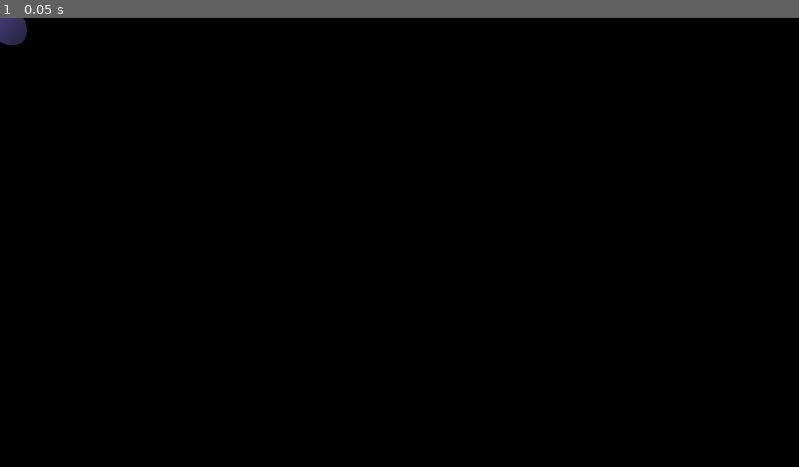
Above: before the commit, frame 1.
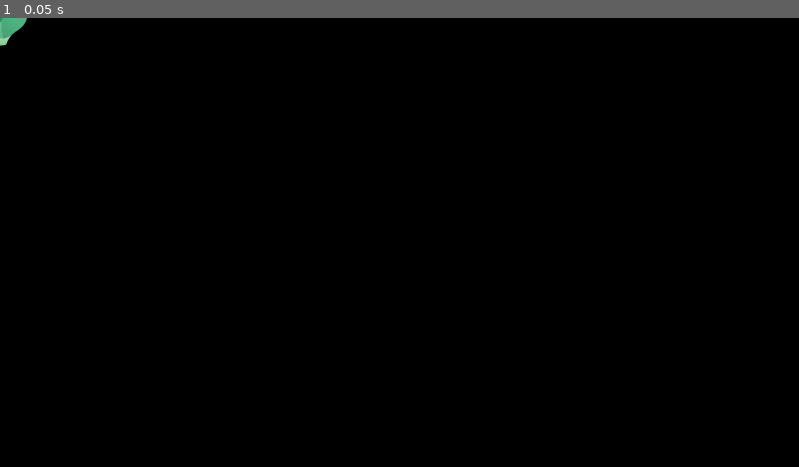
Above: after the commit, the same moment.

Repository: c64cosmin/GMTK2022
Game: Godot game, scene res://objects/ingredient.tscn
The game is run twice, just before and just after one commit, with the same random seed, the same clock (stepped at 60 frames per second) and the same inputs. This scene is started directly instead of the project's main scene.
Inputs:
- Up to frame 1 (0.05 s): no input

The runs differ from the first frame. In frame 1, 0.2% of the frame differs, in the area x 0-4%, y 0-7%.

Commit message:
Less ingredients :(

Diff:
--- a/objects/bowl.tscn
+++ b/objects/bowl.tscn
@@ -21,7 +21,7 @@
 scale = Vector2( 0.8, 0.8 )
 z_index = 1
 texture = ExtResource( 3 )
-hframes = 8
+hframes = 4
 vframes = 4
 
 [node name="required" type="Node2D" parent="."]
--- a/objects/ingredient.tscn
+++ b/objects/ingredient.tscn
@@ -11,7 +11,7 @@
 
 [node name="Sprite" type="Sprite" parent="."]
 texture = ExtResource( 2 )
-hframes = 8
+hframes = 4
 vframes = 4
 
 [node name="Area2D" type="Area2D" parent="."]
--- a/objects/ticket.tscn
+++ b/objects/ticket.tscn
@@ -28,7 +28,7 @@
 z_index = 1
 texture = ExtResource( 3 )
 offset = Vector2( 0, 32 )
-hframes = 8
+hframes = 4
 vframes = 4
 
 [node name="Area2D" type="Area2D" parent="."]
--- a/project.godot
+++ b/project.godot
@@ -30,6 +30,11 @@
 "events": [ Object(InputEventMouseButton,"resource_local_to_scene":false,"resource_name":"","device":0,"alt":false,"shi …(212 unchanged characters)…
  ]
 }
+destroy={
+"deadzone": 0.5,
+"events": [ Object(InputEventMouseButton,"resource_local_to_scene":false,"resource_name":"","device":0,"alt":false,"shift":false,"control":false,"meta":false,"command":false,"button_mask":0,"position":Vector2( 0, 0 ),"global_position":Vector2( 0, 0 ),"factor":1.0,"button_index":2,"pressed":false,"doubleclick":false,"script":null)
+ ]
+}
 exit={
 "deadzone": 0.5,
 "events": [ Object(InputEventKey,"resource_local_to_scene":false,"resource_name":"","device":0,"alt":false,"shift":false,"control":false,"meta":false,"command":false,"pressed":false,"scancode":16777217,"physical_scancode":0,"unicode":0,"echo":false,"script":null)
--- a/scripts/clickable.gd
+++ b/scripts/clickable.gd
@@ -23,6 +23,9 @@
 
 func _input(event):
 	if event is InputEventMouseButton:
+		if mouse_in and Input.is_action_pressed("destroy"):
+			if clickable:
+				_on_other_clicked()
 		if mouse_in and Input.is_action_pressed("click"):
 			if not Gamestate.mouse_has_child:
 				Gamestate.mouse_has_child = true
@@ -42,3 +45,6 @@
 
 func _on_released():
 	pass
+
+func _on_other_clicked():
+	pass
--- a/scripts/die.gd
+++ b/scripts/die.gd
@@ -22,7 +22,7 @@
 func _ready():
 	$Sprite.material = $Sprite.material.duplicate()
 	$Sprite.frame = randi()%6
-	set_type(randi()%3)
+	set_type(randi()%Gamestate.number_of_categories)
 
 func _process(delta):
 	animate_shape(delta)
@@ -33,6 +33,10 @@
 	being_rolled = true
 	roll_timer = 1
 	clickable = false
+
+func _on_other_clicked():
+	spawn_smoke()
+	queue_free()
 
 func move_to_destination(delta):
 	var move_direction = destination - global_transform.origin
--- a/scripts/gamestate.gd
+++ b/scripts/gamestate.gd
@@ -1,4 +1,7 @@
 extends Node2D
+
+const number_of_ingredients = 4
+const number_of_categories = 3
 
 var score = 0
 var mouse_has_child = false
--- a/scripts/ingredient.gd
+++ b/scripts/ingredient.gd
@@ -44,6 +44,11 @@
 	usable = true
 	bar.remove_ingredient(self)
 
+func _on_other_clicked():
+	print("it happens")
+	bar.remove_ingredient(self)
+	destination = get_node("/root/game/recyclebin").global_transform.origin
+
 func _on_released():
 	bar.add_ingredient(self)
 
--- a/scripts/ingredient_bar.gd
+++ b/scripts/ingredient_bar.gd
@@ -26,7 +26,7 @@
 		var new_ingredient = ingredient.instance()
 		get_parent().add_child(new_ingredient)
 		new_ingredient.transform.origin = position
-		new_ingredient.set_type(randi()%6 + dice_type*6)
+		new_ingredient.set_type(randi()%Gamestate.number_of_ingredients + dice_type*Gamestate.number_of_ingredients)
 		new_ingredient.bar = self
 		ingredients.push_back(new_ingredient)
 
--- a/scripts/ticket.gd
+++ b/scripts/ticket.gd
@@ -36,8 +36,33 @@
 
 func create_recipe(l, p, pm):
 	set_length(ceil(l*90/128+0.5))
-	for i in range(0, l):
-		create_item(i)
+	if l == 1:
+		create_item(0, 0)
+	if l == 2:
+		create_item(0, 0)
+		create_item(1, 0)
+	if l == 3:
+		create_item(0, 0)
+		create_item(1, 0)
+		create_item(2, 0)
+	if l == 4:
+		create_item(0, 0)
+		create_item(1, 0)
+		create_item(2, 0)
+		create_item(3, 0)
+	if l == 5:
+		create_item(0, 0)
+		create_item(1, 0)
+		create_item(2, 0)
+		create_item(3, 0)
+		create_item(4, 0)
+	if l == 6:
+		create_item(0, 0)
+		create_item(1, 0)
+		create_item(2, 0)
+		create_item(3, 0)
+		create_item(4, 0)
+		create_item(5, 0)
 	patience = p
 	patience_multiplier = pm
 
@@ -58,12 +83,12 @@
 	else:
 		new_paper.frame = 0
 
-func create_item(position):
+func create_item(position, category):
 	var new_item = $item_template.duplicate()
 	$items.add_child(new_item)
 	new_item.visible = true
 	new_item.transform.origin = Vector2(0, position*90)
-	new_item.frame = randi()%4
+	new_item.frame = randi()%Gamestate.number_of_ingredients + category*Gamestate.number_of_ingredients
 
 func move_to_destination(delta):
 	var move_direction = destination - global_transform.origin
--- a/scripts/ticket_creator.gd
+++ b/scripts/ticket_creator.gd
@@ -7,6 +7,7 @@
 var spawning = true
 var tickets = []
 var max_tickets = 8
+var difficulty = 1
 
 func _ready():
 	randomize()
@@ -30,7 +31,8 @@
 		new_ticket.spawner = self
 		var patience = Gamestate.people_patience + randi()%20
 		var patience_multiplier = 1 - randf()*0.6
-		new_ticket.create_recipe(3+randi()%5, patience, patience_multiplier)
+		var recipe_length = randi()%difficulty + 1
+		new_ticket.create_recipe(difficulty, patience, patience_multiplier)
 		tickets.push_back(new_ticket)
 
 func arrange_tickets():
Binary file changed: textures/ingredients.png
Not shown, changed: raw/ingredients.xcf
